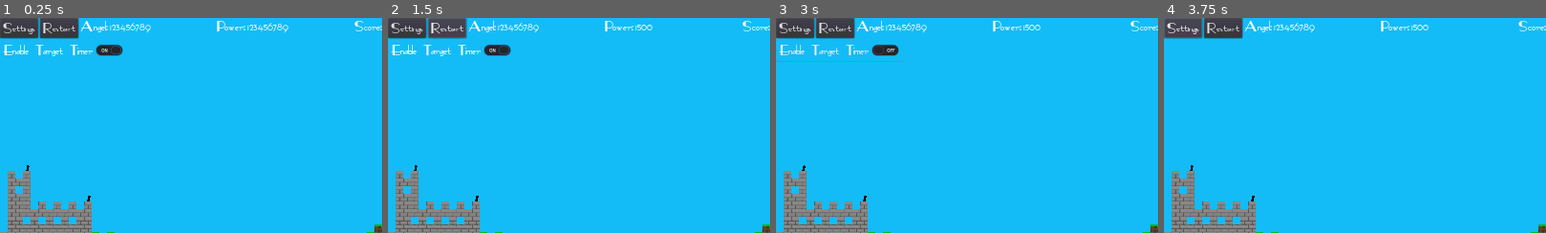
Above: before the commit, frames 1-4 (left to right).
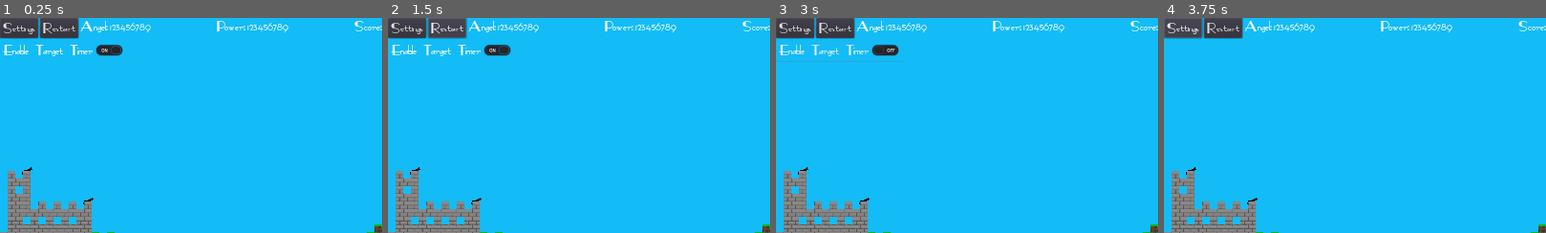
Above: after the commit, the same moments.

Repository: Coding-4Fun/Just4Fun_Mini_Shootergame
Game: Godot game, scene res://MainGame.tscn
Same seed, same stepped clock (60 frames per second), same inputs: the game is played once before the commit and once after it.
Inputs:
- Up to frame 1 (0.25 s): no input
- Up to frame 2 (1.5 s): click "Restart" at 0.5 s; click "Restart" at 1.25 s
- Up to frame 3 (3 s): click "Restart" at 2 s; click "Enable Target Timer" at 2.75 s
- Up to frame 4 (3.75 s): click "Settings" at 3.5 s
The pictures show only the part of the screen within x 0-50%, y 0-50%; the shares and areas given below are measured in that part.

The runs differ from the first frame. In frame 1, less than 0.1% of the frame differs, in the area x 5-25%, y 68-87%; in frame 2, 0.3%, in the area x 5-76%, y 2-87%; in frame 3, 0.3%; in frame 4, 0.3%.
Error after the commit: Parse Error: The identifier "Preloads" isn't declared in the current scope. (res://Cannon/Cannon.gd:26)

Commit message:
Add: Connect to UI Signal CannonAngelChanged Chg: Only emit Signal when angel has changes in range of clamped Value ===: Was called every frame

Diff:
--- a/Cannon/Cannon.gd
+++ b/Cannon/Cannon.gd
@@ -13,18 +13,17 @@
 export var gravity = 250
 
 var can_shoot = true
+var current_rotation = 0
 
 onready var Bullet = preload("res://CannonBall/Cannonball.tscn")
 onready var Muzzle = get_node("Barrel/Muzzle")
 onready var Barrel = get_node("Barrel")
 onready var Main = get_tree().get_root().get_node("MainGame")
 
-onready var labAngel = Main.find_node("labAngel")
-onready var labPower = Main.find_node("labPower")
-
 
 func _ready():
 	## Kannonen umdrehen, wenn auf der rechten Seite
+	connect("CannonAngelChange", Preloads.UIMain, "_on_Cannon_CannonAngelChange")
 	pass
 
 func _unhandled_input(event):
@@ -47,10 +46,14 @@
 
 
 func _process(_delta):
+	Barrel.look_at(get_global_mouse_position())
+	var clampedBarrel = clamp(floor(Barrel.rotation_degrees), -75, -15)
+	Barrel.rotation_degrees = clampedBarrel
+
 	if can_shoot:
-		Barrel.look_at(get_global_mouse_position())
-		Barrel.rotation_degrees = clamp(Barrel.rotation_degrees, -75, -15)
-		emit_signal("CannonAngelChange", Barrel.rotation_degrees*-1)
+		if current_rotation != clampedBarrel:
+			emit_signal("CannonAngelChange", clampedBarrel*-1)
+			current_rotation = clampedBarrel
 
 
 func _reset_CannonPower() -> void:
